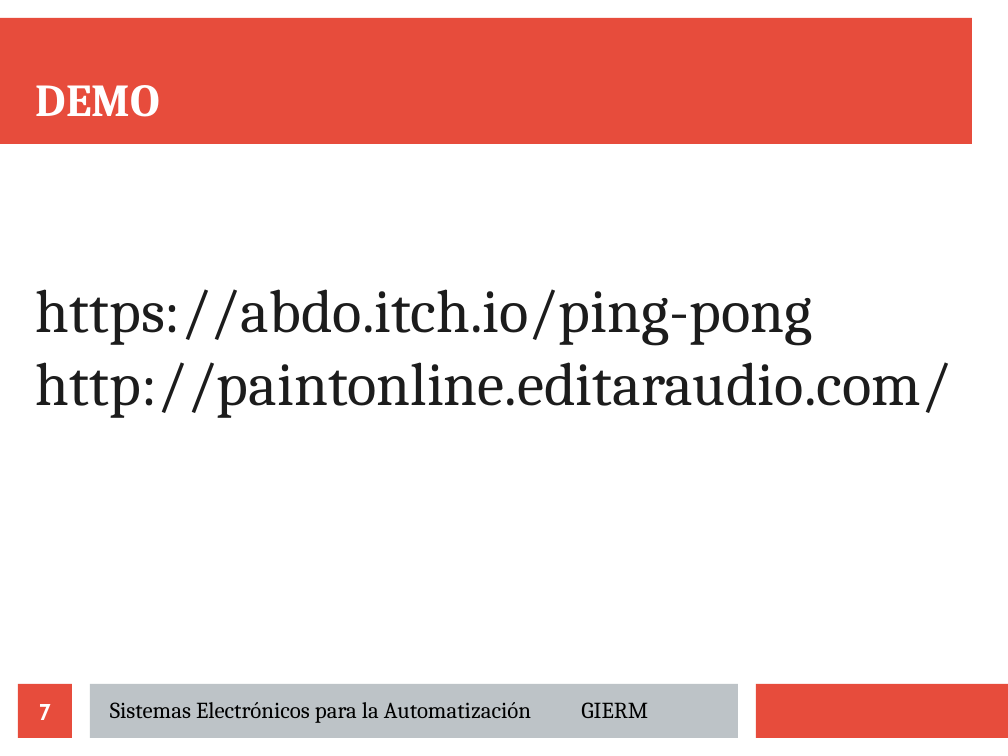
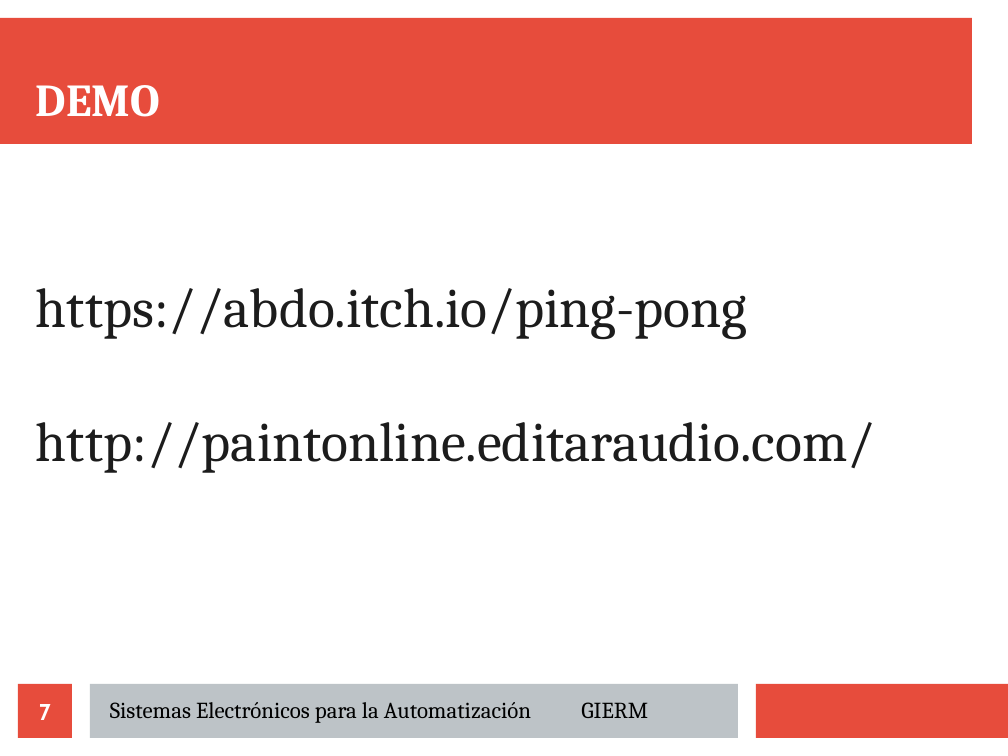
Before and after one commit to Richard-Haes-Ellis/Tiwiimo, a slide deck: slide 7 of docs/presentacion/defensa.odp. Drawn at 1008x756 pixels with LibreOffice and Linux fonts; fonts in the diff are those of the drawing. Boxes give left, top, right and bottom in pixels: in the first picture for what was removed or moved away, otherwise in the second. Text is boxed around its words. In the diff, an @@ line names an element or a change of style, - is before the commit and + after.

```diff
--- a/docs/presentacion/defensa.odp
+++ b/docs/presentacion/defensa.odp
@@ subtitle "https://abdo.itch.io/ping-pong" at box(36, 288, 875, 473): size 48 to 44 pt @@
```
Also in this commit, not shown: 4 other slides changed, 1 slide added, 1 slide removed, 5 other files.
